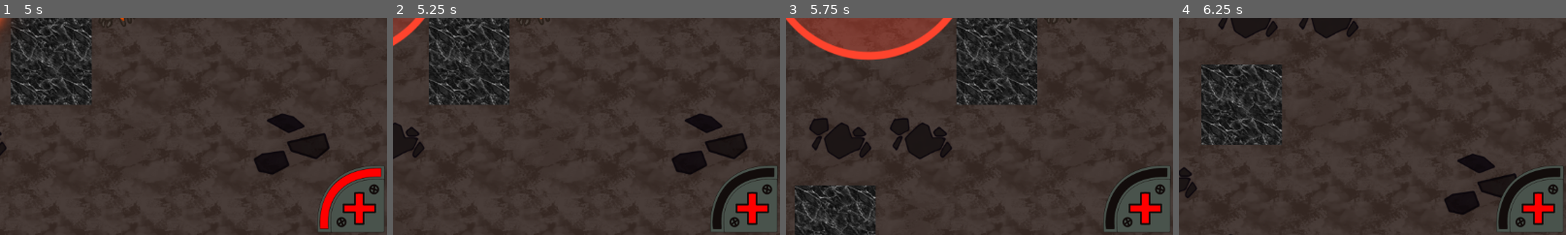
Above: before the commit, frames 1-4 (left to right).
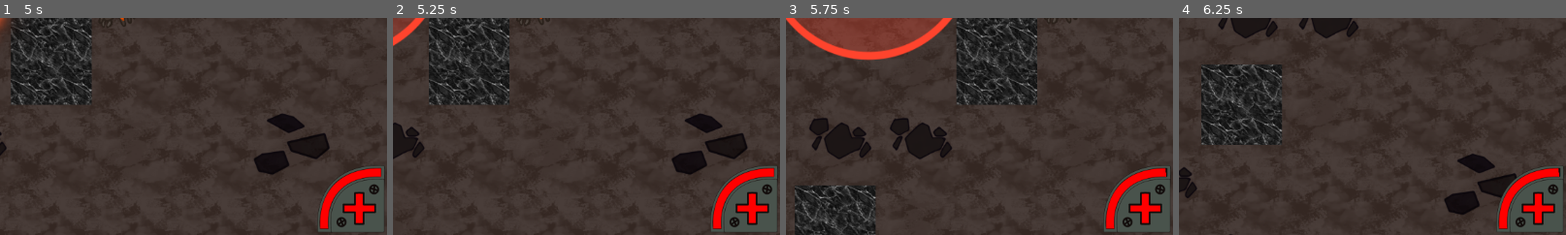
Above: after the commit, the same moments.

Repository: nuzcraft/gdfg-team-4
Game: Godot game, scene res://scenes/title.tscn
Two runs of this game, one before a commit and one after it. Both use one fixed random seed, a clock stepped at 60 frames per second and the inputs below.
Inputs (mouse positions are % of the whole screen's width and height, from its top left):
- Up to frame 1 (5 s): click "Play" at 0.5 s; move the mouse to (72, 45) at 1.27 s; hold D (right) 1.28-2.03 s; hold Space (primaryAction) 1.28-2.03 s; move the mouse to (30, 55) at 2.02 s; hold S (down) 2.03-2.78 s; tap Space (primaryAction) at 2.1, 3.6 s; move the mouse to (60, 28) at 2.77 s; hold D (right) 2.78-3.53 s; hold Space (primaryAction) 2.78-3.53 s; move the mouse to (45, 70) at 3.52 s; hold W (up) 3.53-4.28 s; move the mouse to (80, 65) at 4.27 s; hold A (left) from 4.28 s (still down); hold Space (primaryAction) from 4.28 s (still down)
- Up to frame 2 (5.25 s): keep holding A (left); move the mouse to (20, 35) at 5.02 s; release Space (primaryAction) at 5.03 s; tap Space (primaryAction) at 5.1 s
- Up to frame 3 (5.75 s): keep holding A (left)
- Up to frame 4 (6.25 s): move the mouse to (55, 50) at 5.77 s; release A (left) at 5.78 s; hold S (down) from 5.78 s (still down); hold Space (primaryAction) from 5.78 s (still down)
The pictures show only the part of the screen within x 50-100%, y 50-100%; the shares and areas given below are measured in that part.

Frame 1 is identical in both runs. In frame 2, 1.0% of the frame differs, in the area x 82-99%, y 69-98%; in frame 3, 1.0%; in frame 4, 1.0%.

Commit message:
fixes int division in healthbar

Diff:
--- a/scenes/utility/health_bar.gd
+++ b/scenes/utility/health_bar.gd
@@ -17,10 +17,10 @@
 	var curr_armor = Globals.player_armor
 
 	if last_health != curr_health:
-		health_bar.material.set_shader_parameter('health', curr_health / 100)
+		health_bar.material.set_shader_parameter('health', float(curr_health / 100.0))
 		last_health = curr_health
 	if last_armor != curr_armor:
-		armor_bar.material.set_shader_parameter('armor', curr_armor / 100)
+		armor_bar.material.set_shader_parameter('armor', float(curr_health / 100.0))
 		last_armor = curr_armor
 
 	# add code to handle rendering extra health bars
